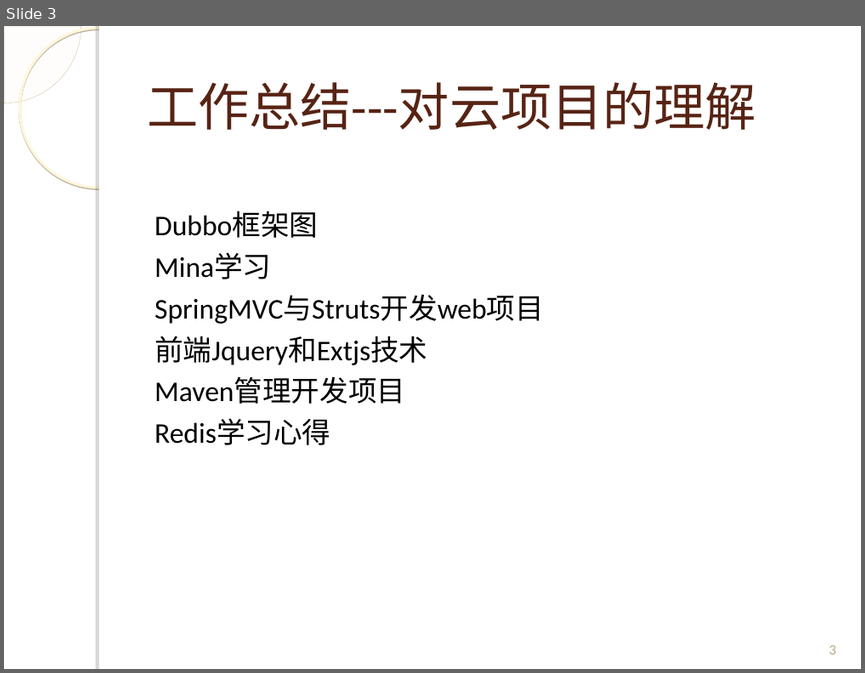
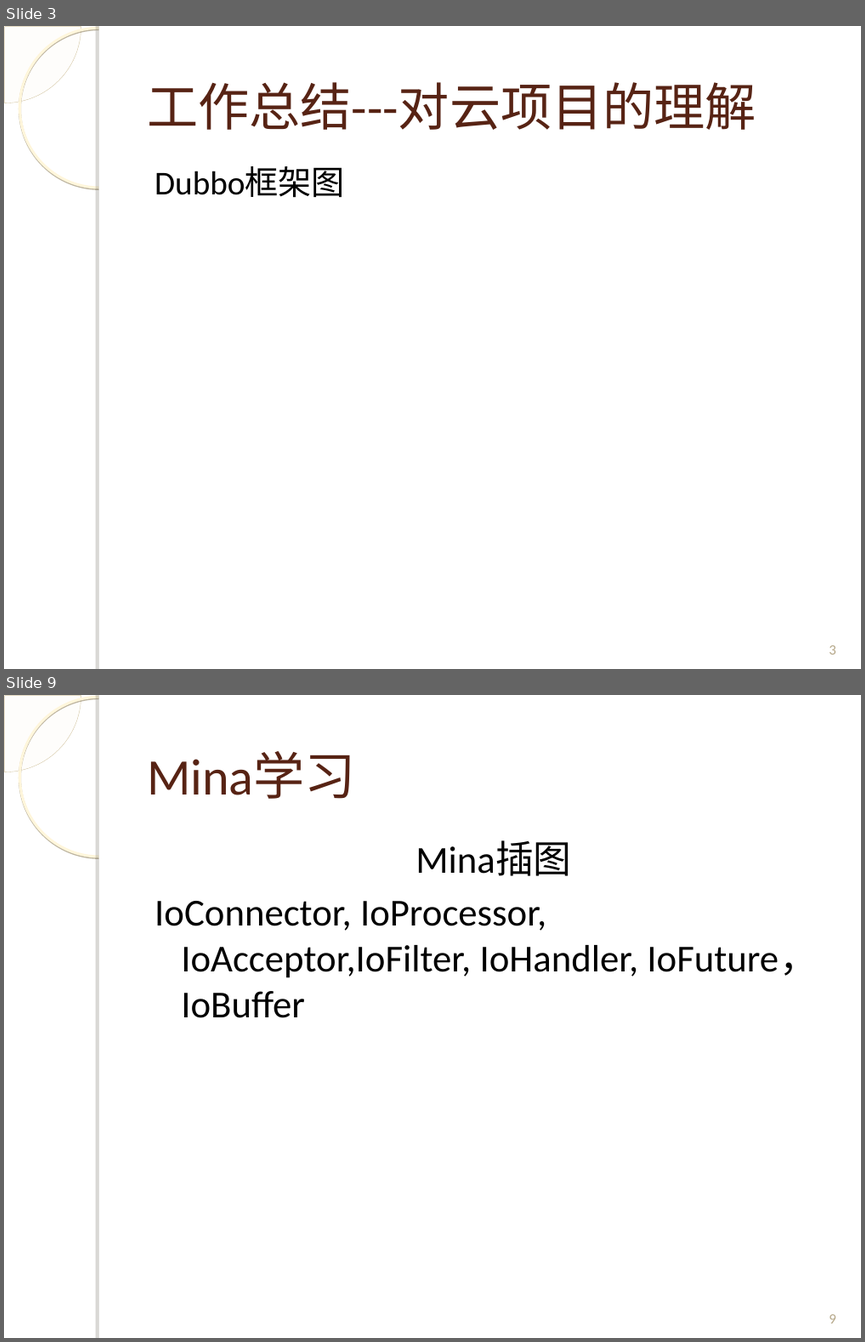
Before and after one commit to Spectrumleeee/Works, a slide deck: document/转正答辩_云平台部_黎光谱.ppt. Shown one above the other, each under a label of ours: slide 3 before the commit, slides 3 and 9 after it; the slides between them are not shown. The pictures are 865x673 and 865x1342 pixels, drawn with LibreOffice and Linux fonts; fonts in the diff are those of the drawing; background and template pictures are left out. Boxes give left, top, right and bottom in pixels: in the first picture for what was removed or moved away, otherwise in the second. Text is boxed around its words. In the diff, an @@ line names an element or a change of style, - is before the commit and + after.

```diff
--- a/document/转正答辩_云平台部_黎光谱.ppt
+++ b/document/转正答辩_云平台部_黎光谱.ppt
@@ slide 9 added at [4,695,861,1338], background picture (left out); not listed: 4 template elements that a slide beside it also shows @@
@@ title added at [147,752,356,799], 43 pt, text #572314 @@
+Mina学习
@@ text added at [154,841,817,1018], 32 pt, text #000000 @@
+Mina插图
+IoConnector, IoProcessor, IoAcceptor,IoFilter, IoHandler, IoFuture，IoBuffer
@@ page number added at [828,1314,835,1323], 12 pt, text #B5A788 @@
+9
@@ slide 3 changed as well @@
@@ freeform shape at [4,26,80,102]: outline redrawn @@
@@ ellipse at [19,28,179,188]: shadow changed @@
@@ text "Dubbo框架图" at [154,166,345,198]: size 24 to 28 pt; line spacing 1 to 0.9 @@
@@ text at [154,254,544,445]: paragraphs removed @@
-Mina学习
-SpringMVC与Struts开发web项目
-前端Jquery和Extjs技术
-Maven管理开发项目
-Redis学习心得
```
Also in this commit, not shown: 6 other slides changed, 6 other slides added, 1 other file.
